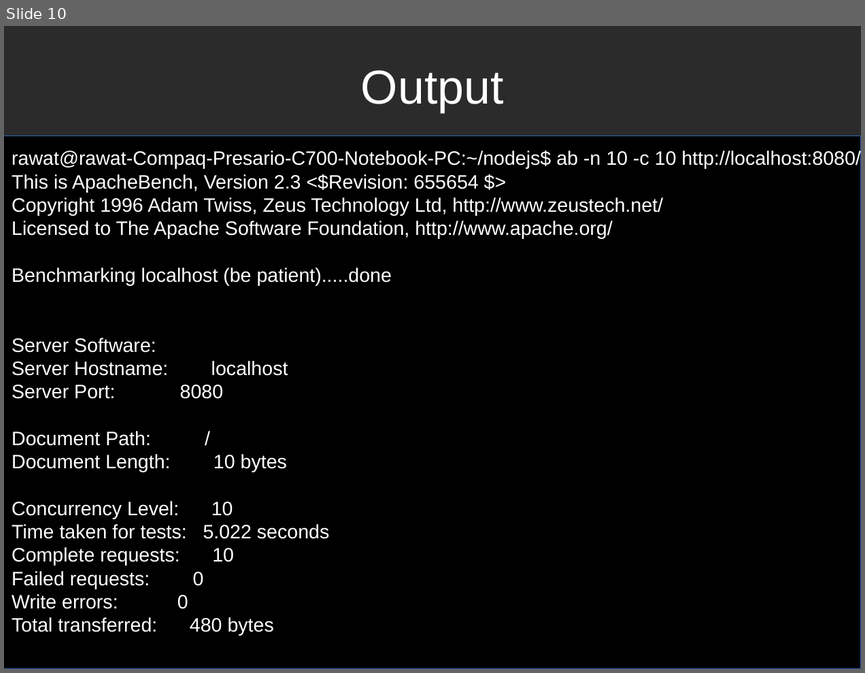
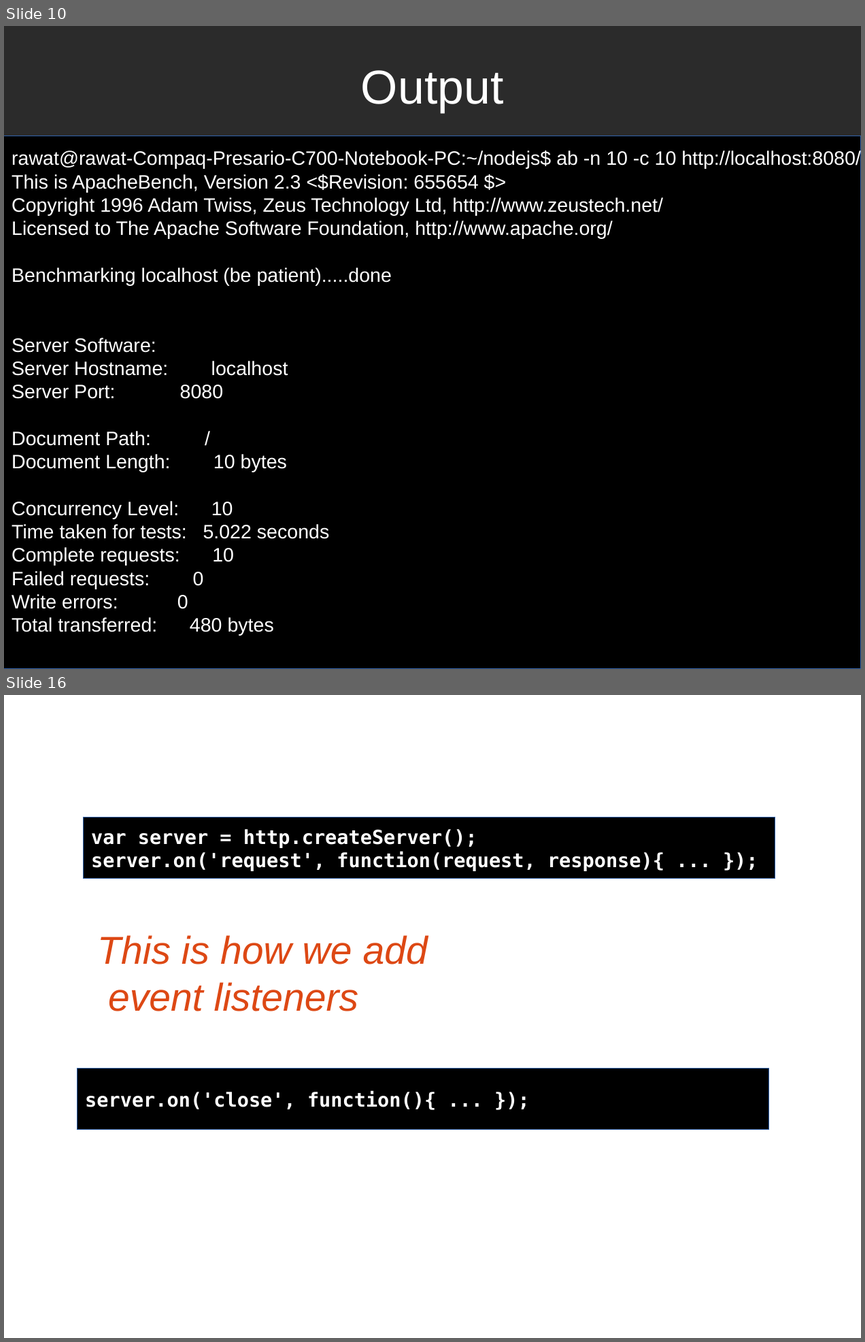
Before and after one commit to pkrawat1/nodejs, a slide deck: josh_talk.odp. Shown one above the other, each under a label of ours: slide 10 before the commit, slides 10 and 16 after it; the slides between them are not shown. The pictures are 865x673 and 865x1342 pixels, drawn with LibreOffice and Linux fonts; fonts in the diff are those of the drawing; background and template pictures are left out; a plain dark background stands for a picture behind light text. Boxes give left, top, right and bottom in pixels: in the first picture for what was removed or moved away, otherwise in the second. Text is boxed around its words. In the diff, an @@ line names an element or a change of style, - is before the commit and + after.

```diff
--- a/josh_talk.odp
+++ b/josh_talk.odp
@@ slide 16 added at (x1=4, y1=695, x2=861, y2=1338), background picture (left out) @@
@@ title added at (x1=47, y1=721, x2=818, y2=787), 44 pt, text #FFFFFF @@
+ALTERNATE SYNTAX
@@ rectangle added at (x1=84, y1=817, x2=775, y2=879), fill #000000, outline #3465AF 0 pt, 18 pt, text #FFFFFF, bold @@
+var server = http.createServer();
+server.on('request', function(request, response){ ... });
@@ text added at (x1=97, y1=935, x2=428, y2=1011), 36 pt, text #DD4814, italic @@
+This is how we add
+event listeners
@@ rectangle added at (x1=77, y1=1068, x2=769, y2=1130), fill #000000, outline #3465AF 0 pt, 18 pt, text #FFFFFF, bold @@
+server.on('close', function(){ ... });
```
Also in this commit, not shown: 13 other slides added, 1 slide removed, 2 other files.
